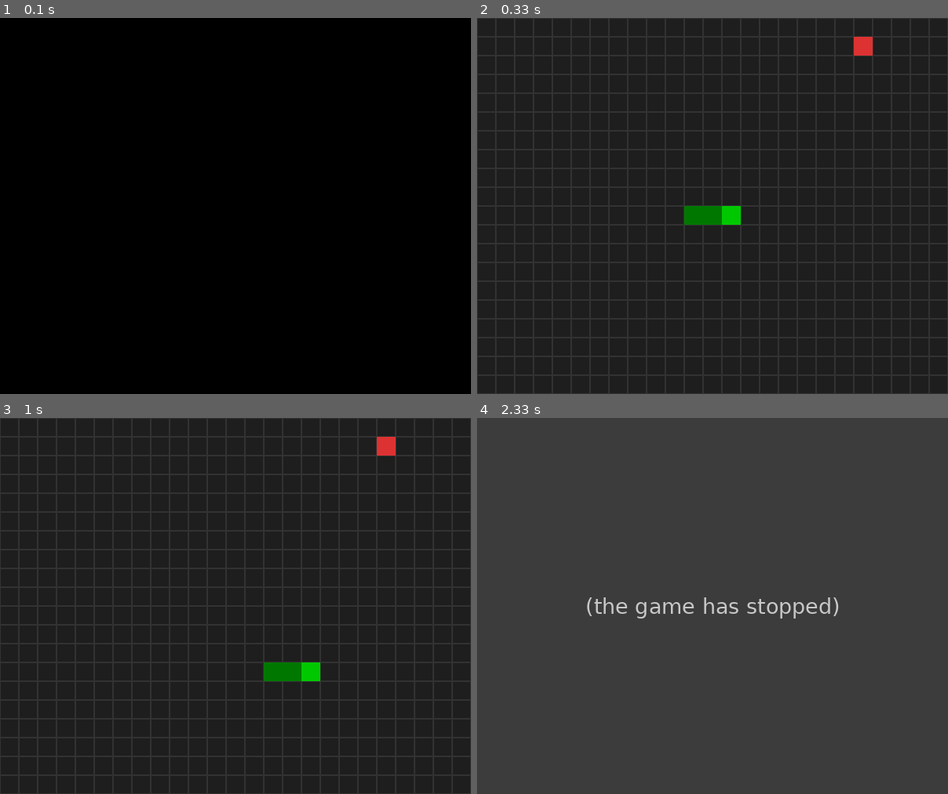
Above: before the commit, frames 1-4 (two rows, left to right).
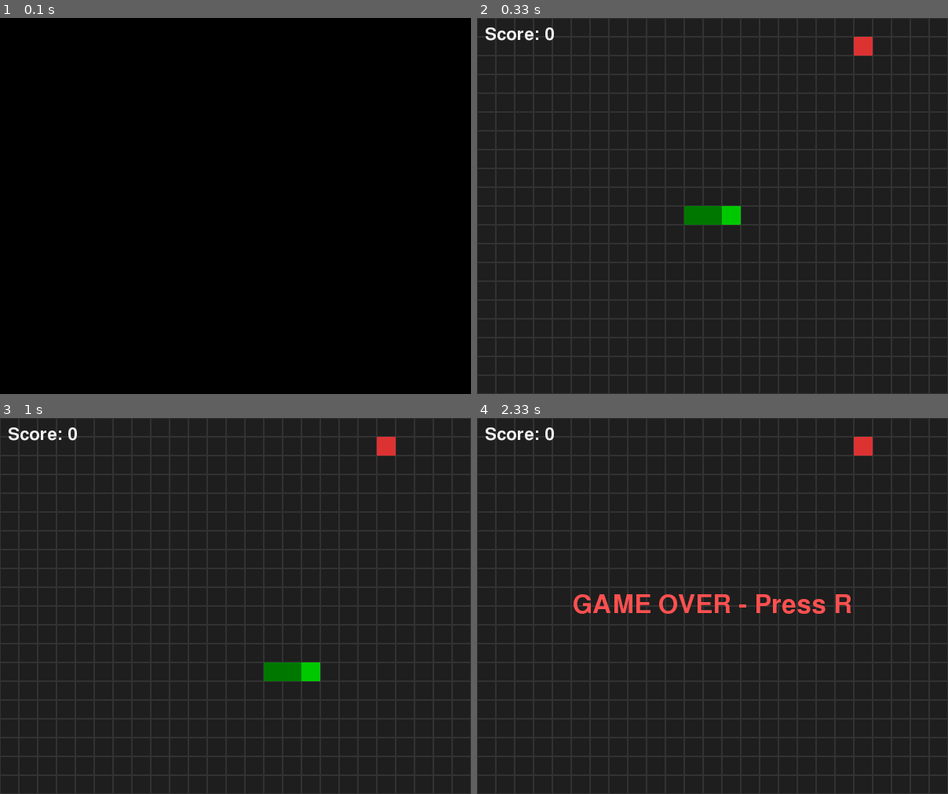
Above: after the commit, the same moments.

Repository: theKHutDeveloper/pygame_arcade_games
Game: pygame game, started from snake/main.py
Two runs of this game, one before a commit and one after it. Both use one fixed random seed, a clock stepped at 60 frames per second and the inputs below.
Inputs:
- Up to frame 1 (0.1 s): no input
- Up to frame 2 (0.33 s): no input
- Up to frame 3 (1 s): tap S at 0.33 s; hold Right from 0.67 s (still down)
- Up to frame 4 (2.33 s): release Right at 1.13 s; hold Up 1.17-1.47 s; hold Right 1.5-1.97 s; hold Left from 2 s (still down)

Frame 1 is identical in both runs. In frame 2, 0.2% of the frame differs, in the area x 1-17%, y 2-7%; in frame 3, 0.2%; in frame 4, 84%, in the area x 0-100%, y 0-100%.
Before the commit the program exited at 2.1 s; later frames show no game.

Commit message:
feat(snake): add score system, game over state, and restart functionality
* Introduce Score and GameState components
* Increase score when food is eaten
* Show game over screen when snake dies
* Add restart system triggered by pressing R
* Render score and game state UI

Diff:
--- a/snake/components.py
+++ b/snake/components.py
@@ -31,3 +31,13 @@
 @dataclass
 class Grow:
     amount: int = 1
+
+
+@dataclass
+class Score:
+    value: int = 0
+
+
+@dataclass
+class GameState:
+    state: str = "playing"
--- a/snake/main.py
+++ b/snake/main.py
@@ -12,8 +12,12 @@
     SnakeWallCollisionSystem,
     SnakeSelfCollisionSystem,
     SnakeInputSystem,
+    RestartSystem,
+    RenderScoreSystem,
+    RenderGameStateSystem,
 )
 from snake.spawn import spawn_snake
+from snake.components import Score, GameState
 
 
 def main():
@@ -25,6 +29,10 @@
 
     world = World()
 
+    # game state entity
+    game_entity = world.create_entity()
+    world.add_component(game_entity, Score(0))
+    world.add_component(game_entity, GameState("playing"))
     spawn_snake(world)
 
     world.add_system(SnakeInputSystem())
@@ -37,6 +45,11 @@
     world.add_system(RenderGridSystem(screen))
     world.add_system(RenderFoodSystem(screen))
     world.add_system(RenderSnakeSystem(screen))
+    world.add_system(RenderScoreSystem(screen))
+    world.add_system(RenderGameStateSystem(screen))
+
+    world.add_system(RestartSystem())
+
     _ = world.running
 
     while world.running:
--- a/snake/systems.py
+++ b/snake/systems.py
@@ -2,8 +2,18 @@
 
 import random
 from ecs.system import System
-from snake.components import GridPosition, SnakeHead, SnakeBody, Direction, Food, Grow
-from snake.config import GRID_WIDTH, GRID_HEIGHT, CELL_SIZE
+from snake.components import (
+    GridPosition,
+    SnakeHead,
+    SnakeBody,
+    Direction,
+    Food,
+    Grow,
+    Score,
+    GameState,
+)
+from snake.config import GRID_WIDTH, GRID_HEIGHT, CELL_SIZE, SCREEN_WIDTH, SCREEN_HEIGHT
+from snake.spawn import spawn_snake
 
 
 class RenderGridSystem(System):
@@ -149,6 +159,10 @@
                 # tell the snake to grow
                 world.add_component(head_entity, Grow(1))
 
+                # increase score
+                for entity, (score,) in world.get_entities_with(Score):
+                    score.value += 10
+
 
 class SnakeWallCollisionSystem(System):
     def update(self, world, dt, events):
@@ -160,8 +174,8 @@
         head_entity, (head, pos) = heads[0]
 
         if pos.x < 0 or pos.x >= GRID_WIDTH or pos.y < 0 or pos.y >= GRID_HEIGHT:
-            print("Game Over: Hit wall")
-            world.running = False
+            for entity, (state,) in world.get_entities_with(GameState):
+                state.state = "game_over"
 
 
 class SnakeSelfCollisionSystem(System):
@@ -176,8 +190,8 @@
 
         for entity, (body, body_pos) in bodies:
             if head_pos.x == body_pos.x and head_pos.y == body_pos.y:
-                print("Game Over: Hit yourself")
-                world.running = False
+                for entity, (state,) in world.get_entities_with(GameState):
+                    state.state = "game_over"
                 return
 
 
@@ -217,3 +231,64 @@
                 if direction.x != -1:
                     direction.x = 1
                     direction.y = 0
+
+
+class RenderGameStateSystem(System):
+    def __init__(self, screen):
+        self.screen = screen
+        self.font = pygame.font.SysFont(None, 48)
+
+    def update(self, world, dt, events):
+        states = list(world.get_entities_with(GameState))
+
+        if not states:
+            return
+
+        entity, (state,) = states[0]
+
+        if state.state != "game_over":
+            return
+
+        text = self.font.render("GAME OVER - Press R", True, (255, 80, 80))
+        rect = text.get_rect(center=(SCREEN_WIDTH // 2, SCREEN_HEIGHT // 2))
+        self.screen.blit(text, rect)
+
+
+class RenderScoreSystem(System):
+    def __init__(self, screen):
+        self.screen = screen
+        self.font = pygame.font.SysFont(None, 32)
+
+    def update(self, world, dt, events):
+        for entity, (score,) in world.get_entities_with(Score):
+            text = self.font.render(f"Score: {score.value}", True, (240, 240, 240))
+            self.screen.blit(text, (10, 10))
+
+
+class RestartSystem(System):
+    def update(self, world, dt, events):
+        states = list(world.get_entities_with(GameState))
+
+        if not states:
+            return
+
+        entity, (state,) = states[0]
+
+        if state.state != "game_over":
+            return
+
+        for event in events:
+            if event.type == pygame.KEYDOWN and event.key == pygame.K_r:
+                # clear all entries
+                world.components.clear()
+
+                # reset entity counter
+                world.next_entity_id = 1
+
+                # recreate game state
+                game_entity = world.create_entity()
+                world.add_component(game_entity, Score(0))
+                world.add_component(game_entity, GameState("playing"))
+
+                # respawn snake
+                spawn_snake(world)
